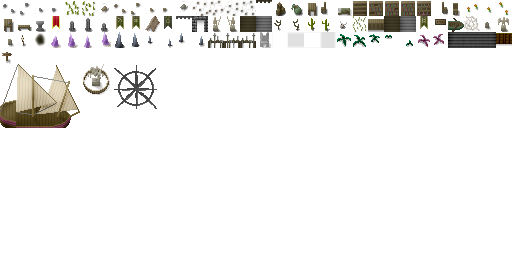
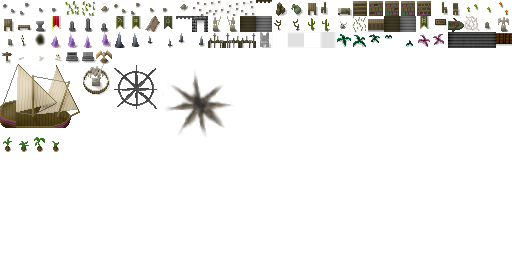
Layers edited between the first and the second 512px x 256px image:
painted on "shade" over [3, 0, 460, 152]
